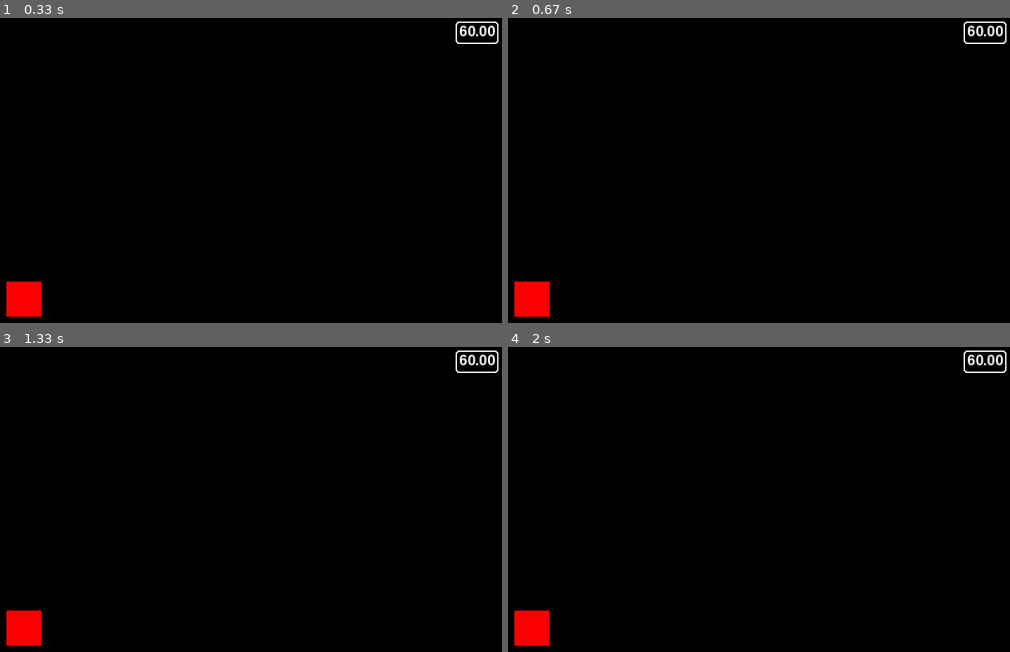
Above: before the commit, frames 1-4 (two rows, left to right).
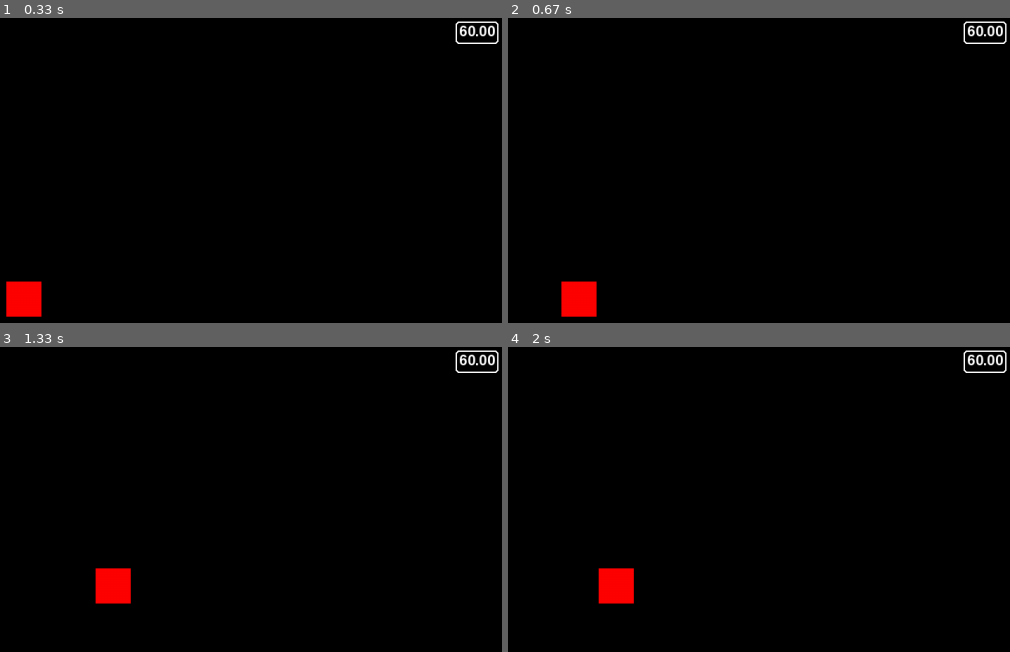
Above: after the commit, the same moments.

Repository: ayyem1/frogger-clone-pygame
Game: pygame game, started from main.py
Same seed, same stepped clock (60 frames per second), same inputs: the game is played once before the commit and once after it.
Inputs:
- Up to frame 1 (0.33 s): no input
- Up to frame 2 (0.67 s): hold Right from 0.33 s (still down)
- Up to frame 3 (1.33 s): release Right at 0.8 s; hold Up 0.83-1.13 s; hold Right from 1.17 s (still down)
- Up to frame 4 (2 s): release Right at 1.63 s; hold Left from 1.67 s (still down)

Frame 1 is identical in both runs. In frame 2, 1.7% of the frame differs, in the area x 1-18%, y 86-99%; in frame 3, 1.7%; in frame 4, 1.7%.

Commit message:
Hooked up player movement

Diff:
--- a/game/player.py
+++ b/game/player.py
@@ -2,23 +2,27 @@
 
 
 class Player(pygame.sprite.Sprite):
-    def __init__(self, pos: pygame.Vector2, *groups) -> None:
+    def __init__(self, pos: tuple[int, int], *groups) -> None:
         super().__init__(*groups)
 
         self.image = pygame.Surface((50, 50))
         self.image.fill("red")
+
         self.rect = self.image.get_rect(center=pos)
+        self.position = pygame.math.Vector2(self.rect.center)
+
+        self.direction = pygame.math.Vector2()
+        self.speed: float = 200.0
 
     def update(self, dt: float):
         keys = pygame.key.get_pressed()
-        if keys[pygame.K_UP]:
-            print("Up")
+        # We convert the boolean sotred in keys to an int (0 or 1) to
+        # determine the direction
+        self.direction.x = keys[pygame.K_RIGHT] - keys[pygame.K_LEFT]
+        self.direction.y = keys[pygame.K_DOWN] - keys[pygame.K_UP]
 
-        if keys[pygame.K_DOWN]:
-            print("Down")
+        if self.direction.length_squared() > 0:
+            self.direction.normalize_ip()
 
-        if keys[pygame.K_LEFT]:
-            print("Left")
-
-        if keys[pygame.K_RIGHT]:
-            print("Right")
+        self.position += self.direction * self.speed * dt
+        self.rect.center = (round(self.position.x), round(self.position.y))
